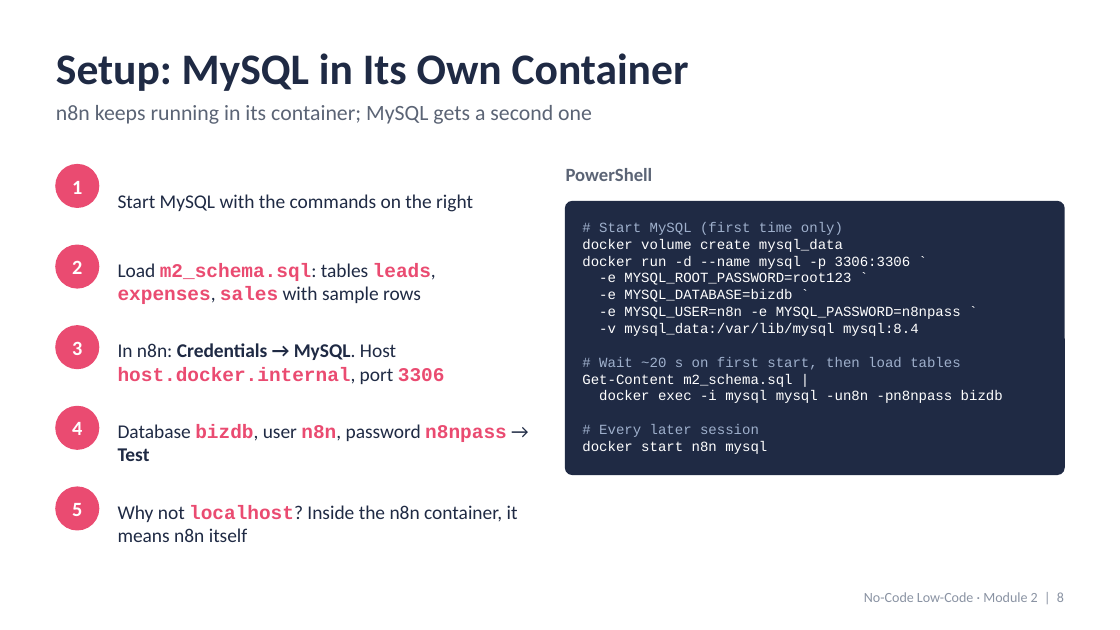
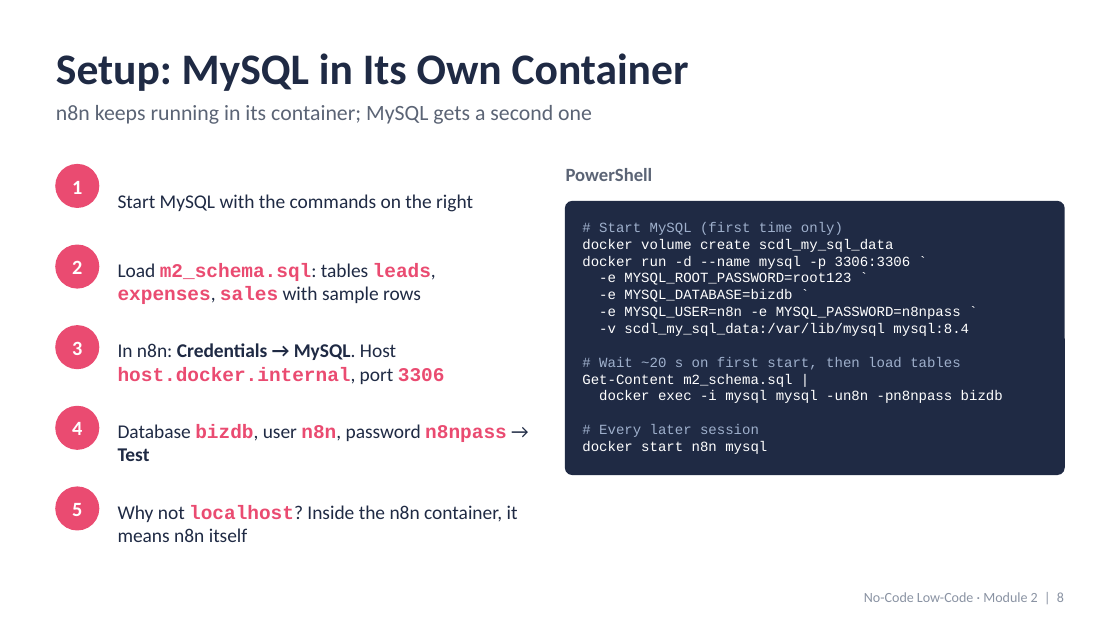
Before and after one commit to atulkahatecdac/scdl-agentic-ai, a slide deck: slide 8 of Low-Code-No-Code/no-code-low-code-2.pptx. Drawn at 1120x630 pixels with LibreOffice and Linux fonts; fonts in the diff are those of the drawing. Boxes give left, top, right and bottom in pixels: in the first picture for what was removed or moved away, otherwise in the second. Text is boxed around its words. In the diff, an @@ line names an element or a change of style, - is before the commit and + after.

```diff
--- a/Low-Code-No-Code/no-code-low-code-2.pptx
+++ b/Low-Code-No-Code/no-code-low-code-2.pptx
@@ text at [582,239,894,252]: text changed @@
-docker volume create mysql_data
+docker volume create scdl_my_sql_data
@@ text at [599,323,969,336]: text changed @@
--v mysql_data:/var/lib/mysql mysql:8.4
+-v scdl_my_sql_data:/var/lib/mysql mysql:8.4
```
Also in this commit, not shown: 2 other files.
